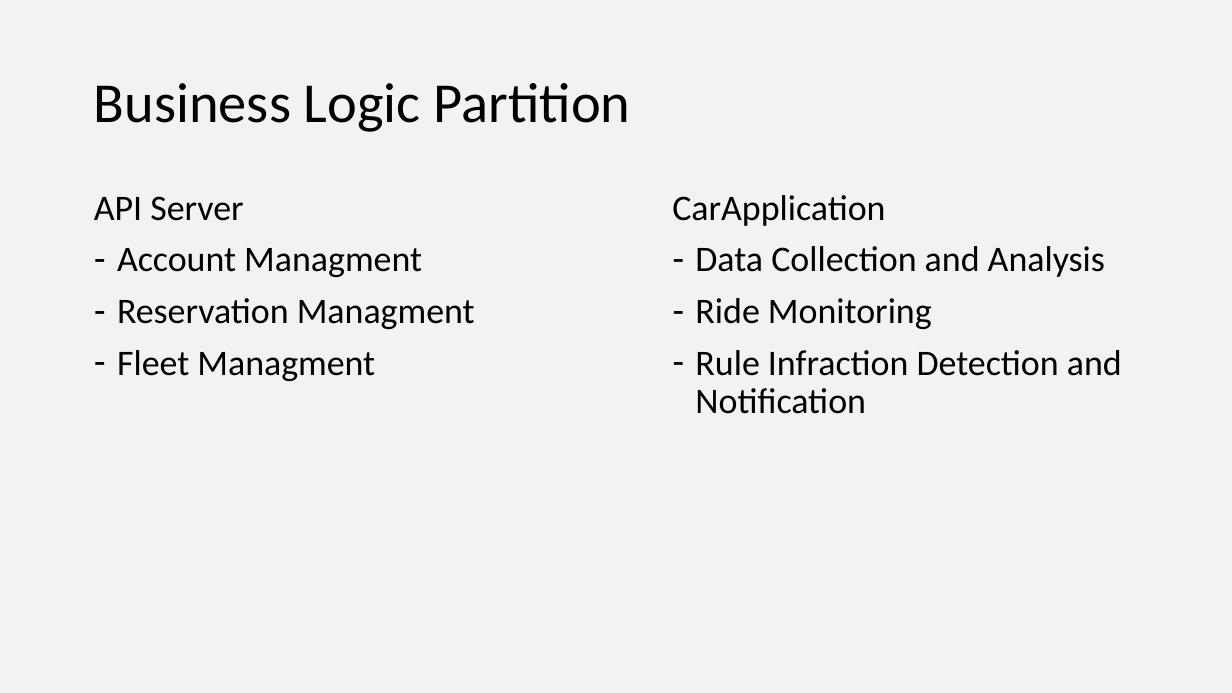
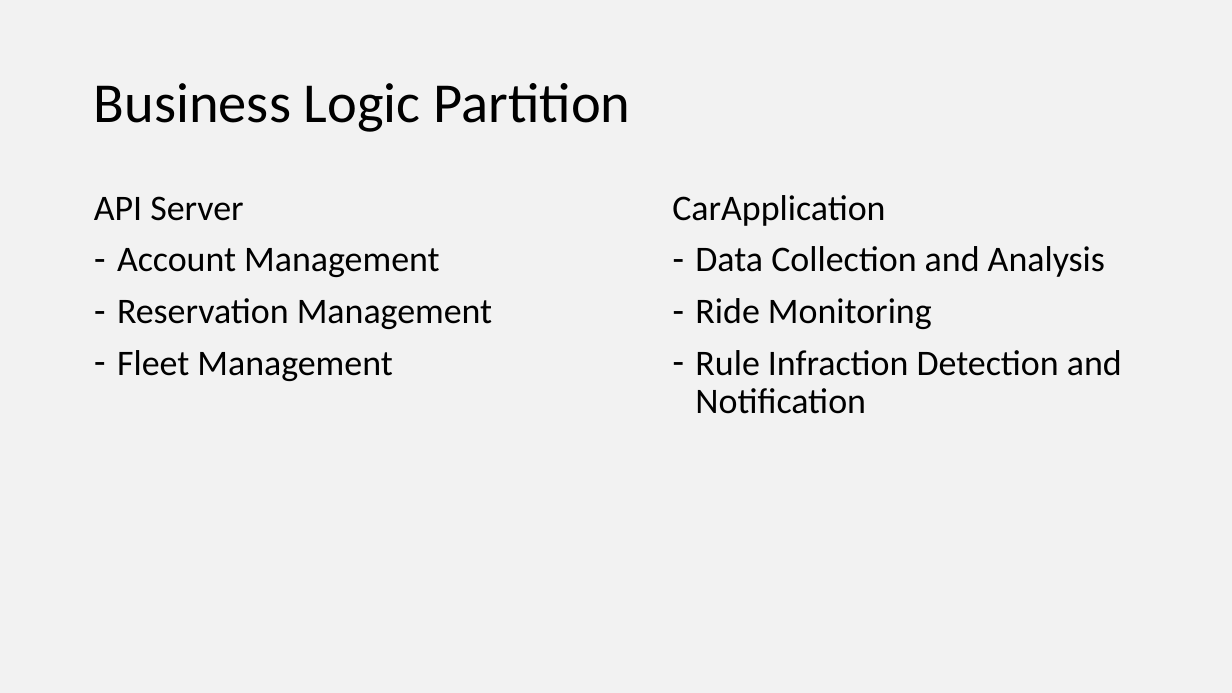
Before and after one commit to StefanoBoriero/PowerEnjoy_Boriero_Brunitti, a slide deck: slide 3 of DesignDocument/Presentation/presentation.pptx. Drawn at 1232x693 pixels with LibreOffice and Linux fonts; fonts in the diff are those of the drawing. Boxes give left, top, right and bottom in pixels: in the first picture for what was removed or moved away, otherwise in the second. Text is boxed around its words. In the diff, an @@ line names an element or a change of style, - is before the commit and + after.

Commit message:
Uploaded complete pptx presentation

```diff
--- a/DesignDocument/Presentation/presentation.pptx
+++ b/DesignDocument/Presentation/presentation.pptx
@@ text at box(117, 248, 492, 381): text changed @@
-– Account Managment
-– Reservation Managment
-– Fleet Managment
+– Account Management
+– Reservation Management
+– Fleet Management
```
Also in this commit, not shown: 1 other file.
